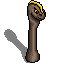
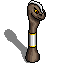
Layered file, before and after one edit (w=64, h=64). Changes by layer:
added layer "Layer 4" above "Layer 1" over left=29, top=1, right=43, bottom=46
painted on "Layer 1" over left=24, top=1, right=43, bottom=53
